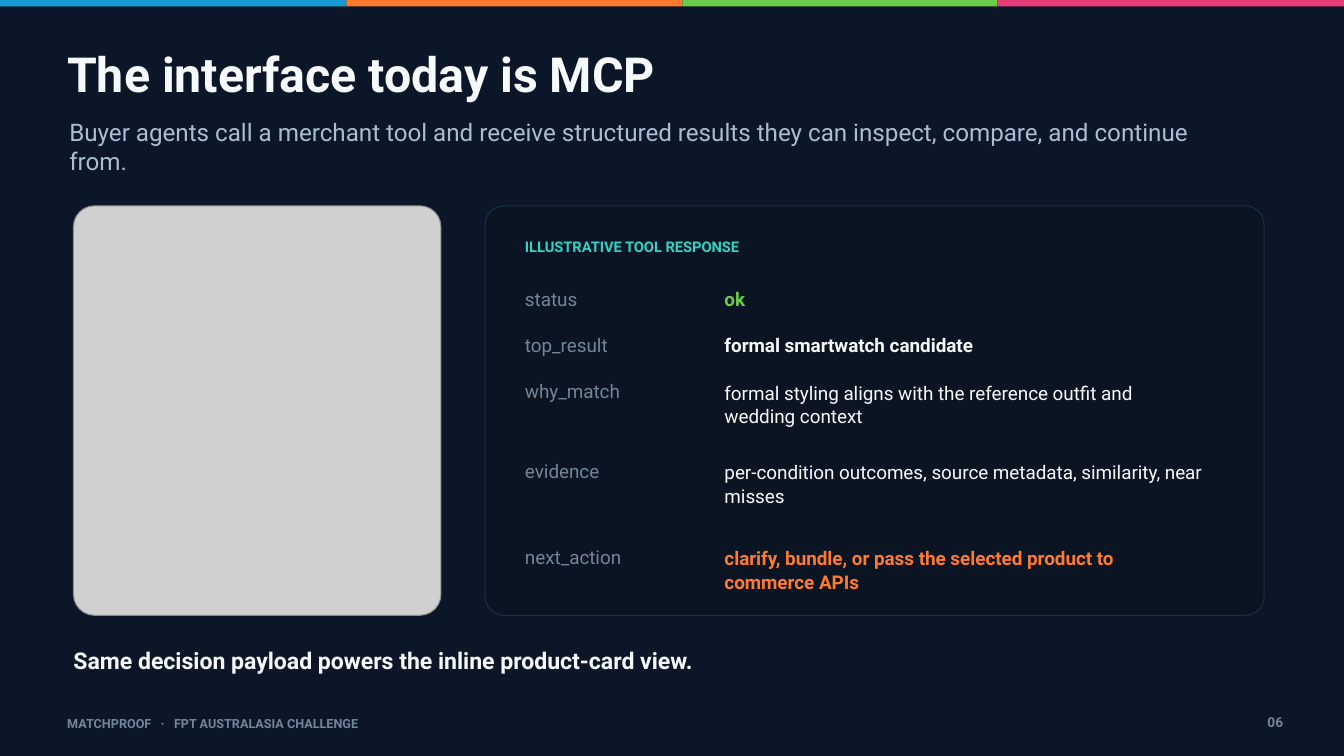
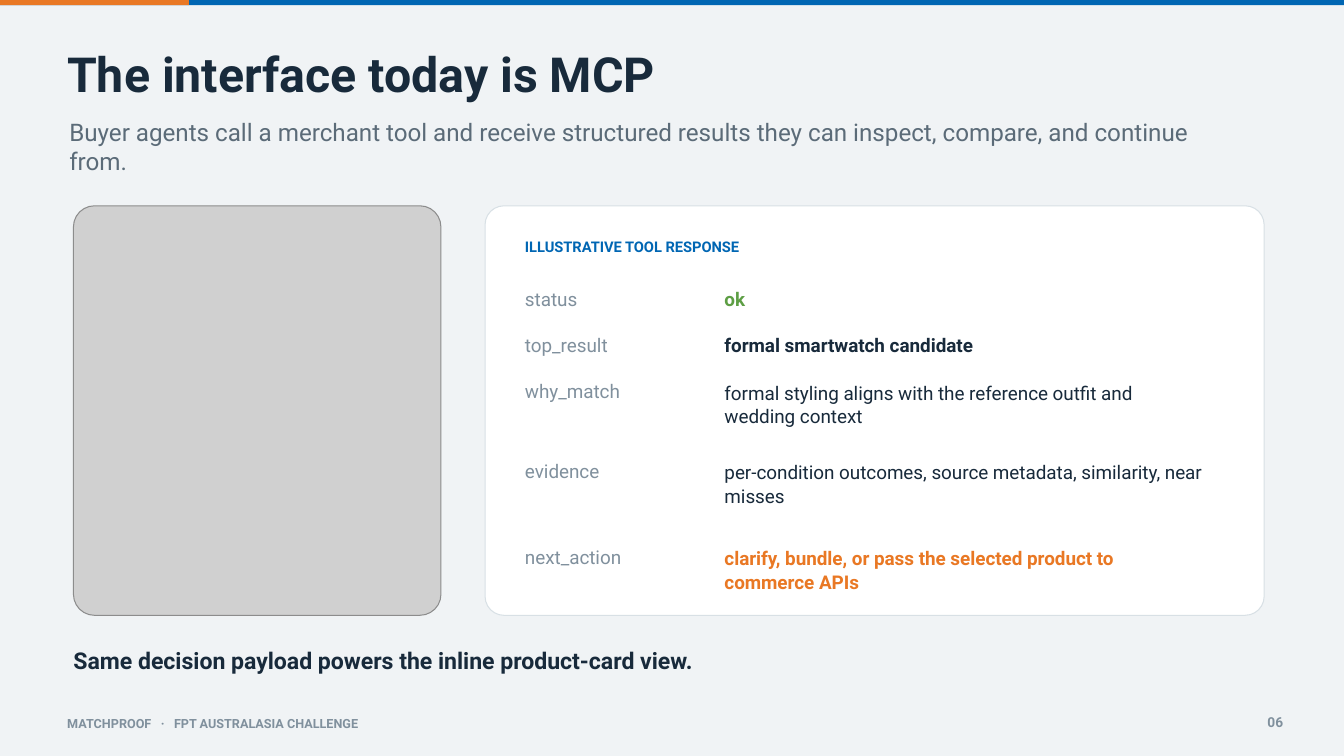
Before and after one commit to Lolmantran/UAVS-Hackathon-2026, a slide deck: slide 6 of MatchProof_FPT_Ecommerce_Pitch_Deck.pptx. Drawn at 1344x756 pixels with LibreOffice and Linux fonts; fonts in the diff are those of the drawing; grey boxes stand for pictures. Boxes give left, top, right and bottom in pixels: in the first picture for what was removed or moved away, otherwise in the second. Text is boxed around its words. In the diff, an @@ line names an element or a change of style, - is before the commit and + after.

Commit message:
Restyle FPT pitch deck with light theme

```diff
--- a/MatchProof_FPT_Ecommerce_Pitch_Deck.pptx
+++ b/MatchProof_FPT_Ecommerce_Pitch_Deck.pptx
@@ background #0B1728 to #F0F3F5 @@
@@ rectangle: place and size @@
-rectangle at (0,0,347,6)
+rectangle at (0,0,190,5)
@@ rectangle at (0,0,190,5): fill #179BD7 to #E97824 @@
@@ rectangle added at (0,0,1344,5), fill #0066B3 @@
@@ rectangle removed at (347,0,683,6) @@
@@ rectangle removed at (683,0,997,6) @@
@@ rectangle removed at (998,0,1344,6) @@
@@ text "Buyer agents call a merchant ..." at (69,123,1188,170): text colour #A9BED0 to #5B6B78 @@
@@ rounded rectangle at (485,206,1264,615): fill #0A1422 to #FFFFFF; outline #173149 0.75 pt to #D8E0E5 0.75 pt @@
@@ text "ILLUSTRATIVE TOOL RESPONSE" at (525,241,740,252): text colour #31D5C8 to #0066B3 @@
@@ text "ok" at (724,292,745,306): text colour #6BCB4B to #5D9E44 @@
@@ text colour #72869A to #80909D in 7 elements at (67,719,358,728), (1267,717,1283,727), (525,293,577,306), (525,338,608,356), (525,384,620,402), (525,464,599,478), (525,550,621,566) @@
@@ text "clarify, bundle, or pass the ..." at (724,550,1114,589): text colour #FF7A2F to #E97824 @@
@@ text colour #F7FAFC to #182A3B in 5 elements at (67,55,655,103), (724,337,973,352), (724,385,1132,427), (724,465,1202,503), (73,651,692,674) @@
```
Also in this commit, not shown: 8 other slides changed.
